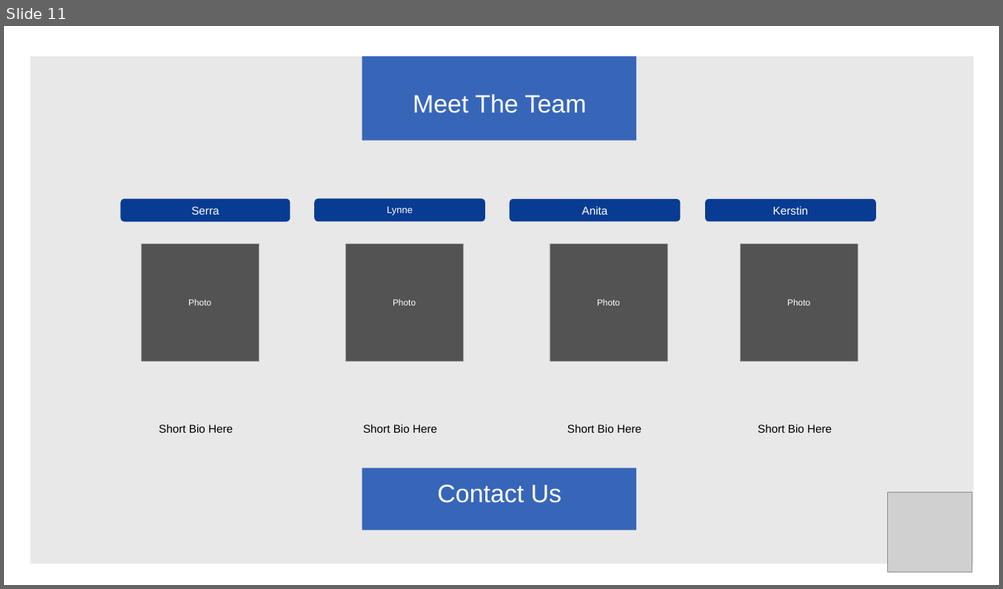
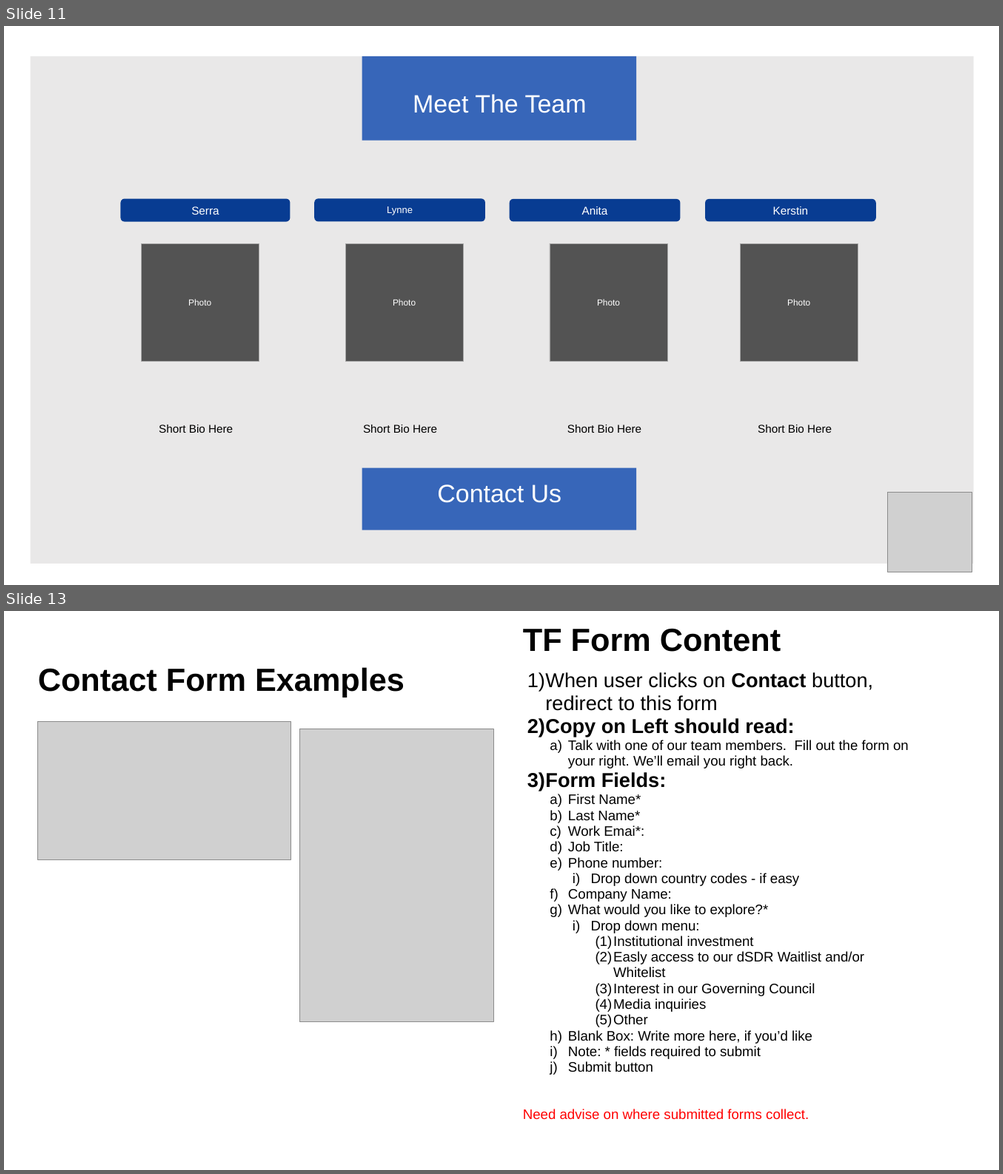
Before and after one commit to huangsq1975/dacc, a slide deck: tokenizationfoundation/Website_Outline.pptx. Shown one above the other, each under a label of ours: slide 11 before the commit, slides 11 and 13 after it; the slides between them are not shown. The pictures are 1003x589 and 1003x1174 pixels, drawn with LibreOffice and Linux fonts; fonts in the diff are those of the drawing; grey boxes stand for pictures; background and template pictures are left out. Boxes give left, top, right and bottom in pixels: in the first picture for what was removed or moved away, otherwise in the second. Text is boxed around its words. In the diff, an @@ line names an element or a change of style, - is before the commit and + after.

```diff
--- a/tokenizationfoundation/Website_Outline.pptx
+++ b/tokenizationfoundation/Website_Outline.pptx
@@ slide 13 added at box(4, 611, 999, 1170), background #FFFFFF @@
@@ title added at box(523, 628, 780, 652), 51 pt, text #000000, bold @@
+TF Form Content
@@ title added at box(38, 667, 404, 698), 51 pt, text #000000, bold @@
+Contact Form Examples
@@ text added at box(523, 672, 908, 1120), 22 pt, text #000000 @@
+1) When user clicks on Contact button, redirect to this form
+2) Copy on Left should read:
+  a) Talk with one of our team members. Fill out the form on your right. We’ll email you right back.
+3) Form Fields:
+  a) First Name*
+  b) Last Name*
+  c) Work Emai*:
+  d) Job Title:
+  e) Phone number:
+    i) Drop down country codes - if easy
+  f) Company Name:
+  g) What would you like to explore?*
+    i) Drop down menu:
+      (1) Institutional investment
+      (2) Easly access to our dSDR Waitlist and/or Whitelist
+      (3) Interest in our Governing Council
+      (4) Media inquiries
+      (5) Other
+  h) Blank Box: Write more here, if you’d like
+  i) Note: * fields required to submit
+  j) Submit button
+Need advise on where submitted forms collect.
@@ picture added at box(38, 722, 290, 860) @@
@@ picture added at box(299, 729, 493, 1022) @@
```
Also in this commit, not shown: 1 slide changed, 3 other slides added.
